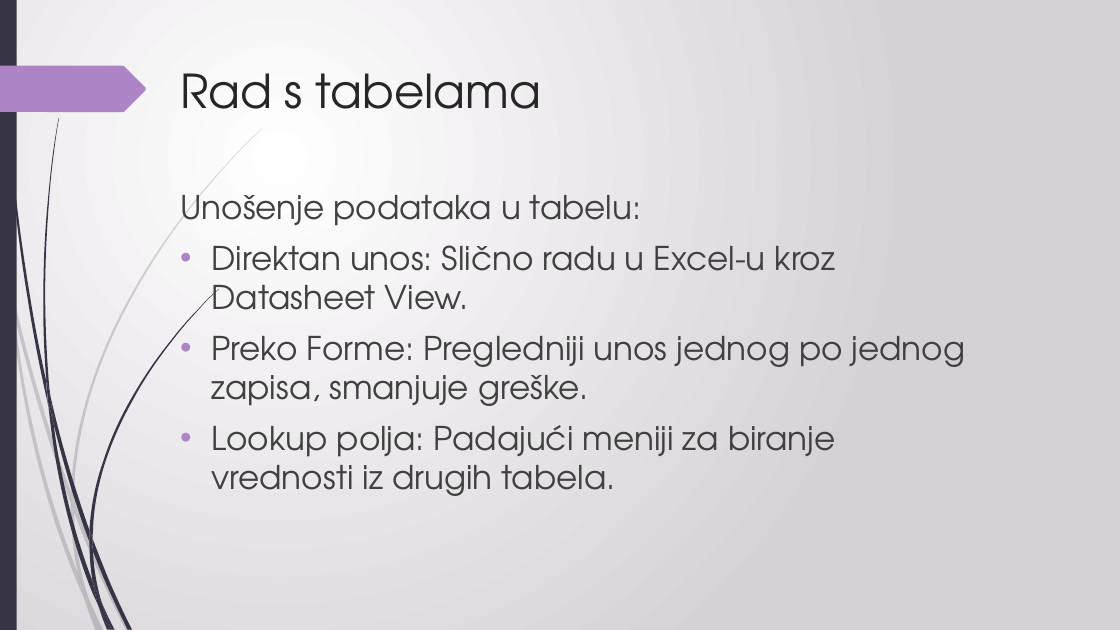
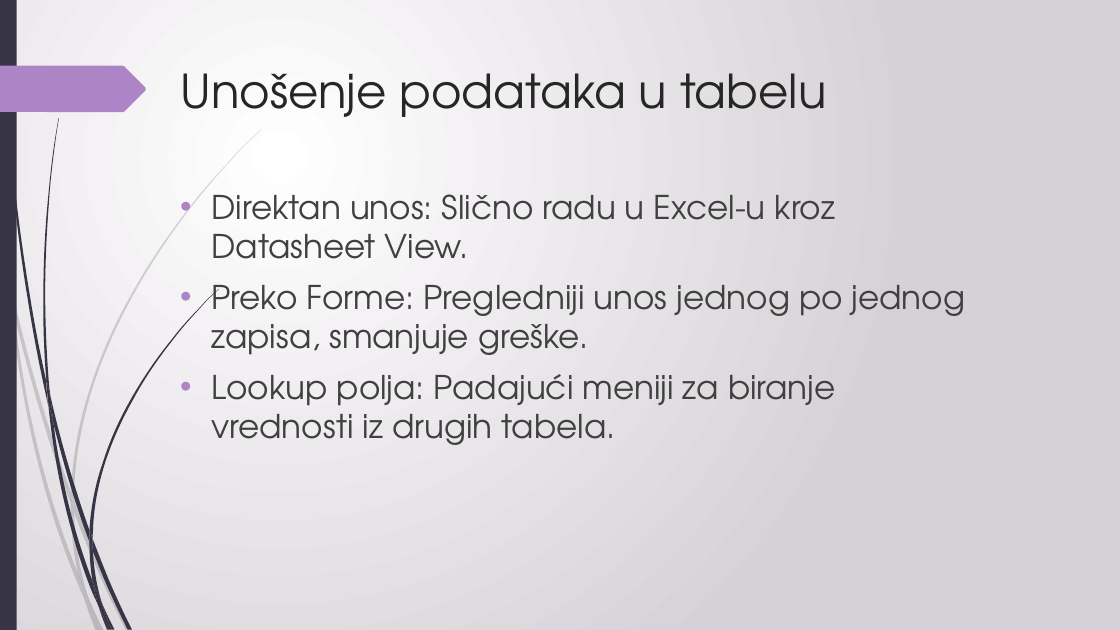
Before and after one commit to sanastojanovic/MNRI, a slide deck: slide 17 of 2025_seminarski/ml24821_Tanja_Sevic/bazePodataka.pptx. Drawn at 1120x630 pixels with LibreOffice and Linux fonts; fonts in the diff are those of the drawing. Boxes give left, top, right and bottom in pixels: in the first picture for what was removed or moved away, otherwise in the second. Text is boxed around its words. In the diff, an @@ line names an element or a change of style, - is before the commit and + after.

```diff
--- a/2025_seminarski/ml24821_Tanja_Sevic/bazePodataka.pptx
+++ b/2025_seminarski/ml24821_Tanja_Sevic/bazePodataka.pptx
@@ title at (180,73,826,117): text changed @@
-Rad s tabelama
+Unošenje podataka u tabelu
@@ text at (180,193,641,226): paragraph removed @@
-Unošenje podataka u tabelu:
```
Also in this commit, not shown: 18 other slides changed.
